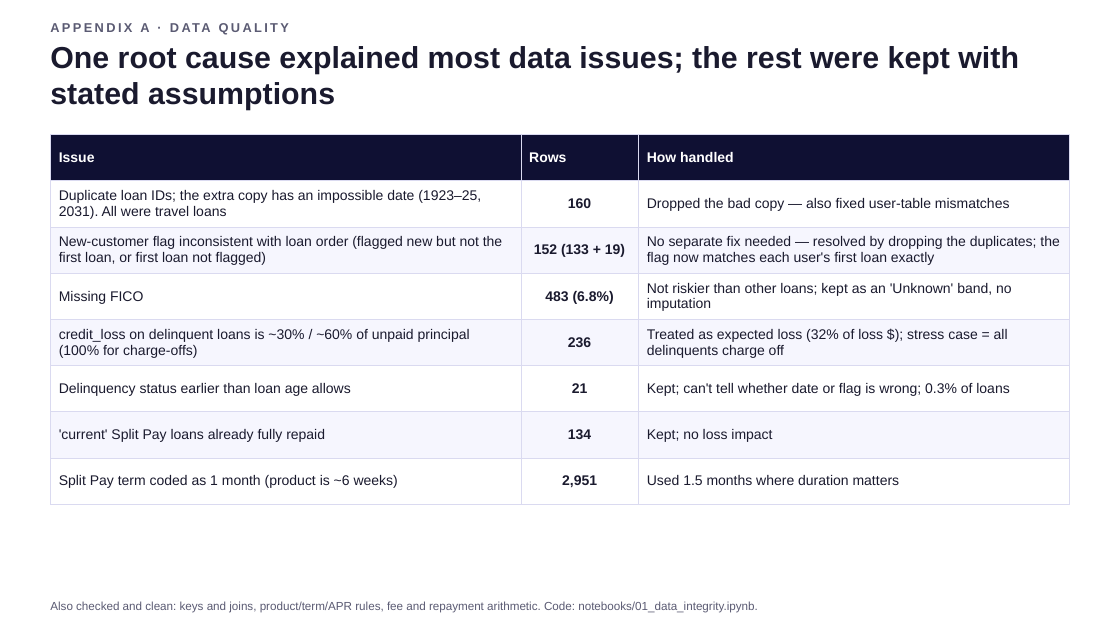
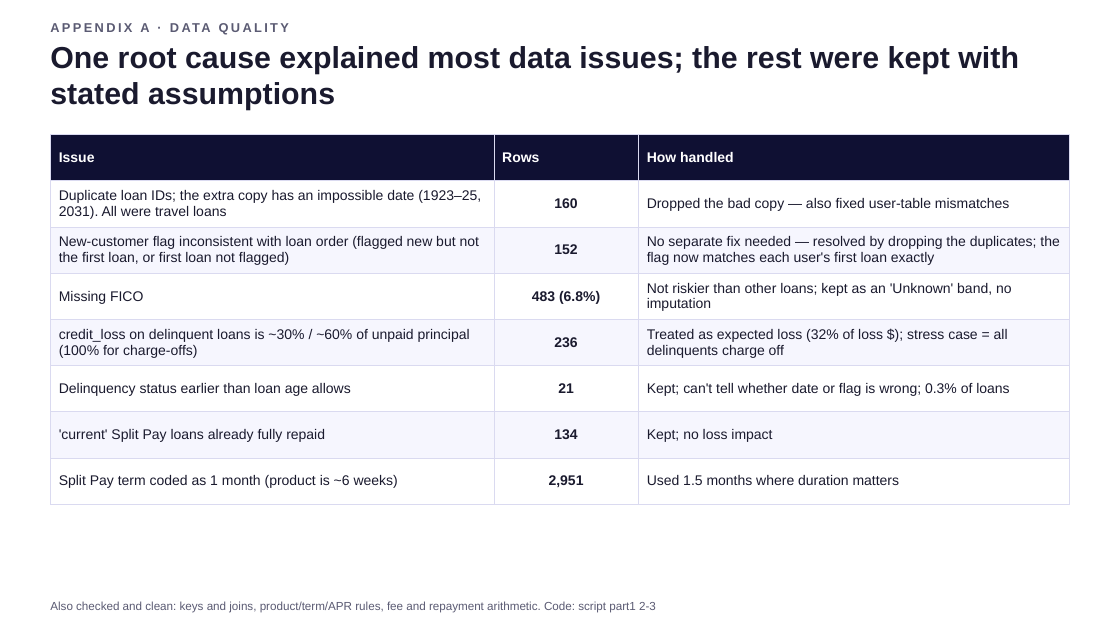
Before and after one commit to BrittanyZ919/Affirm-take-home-assignment, a slide deck: slide 9 of deck/portfolio_recommendation.pptx (slide 8 before the commit). Drawn at 1120x630 pixels with LibreOffice and Linux fonts; fonts in the diff are those of the drawing. Boxes give left, top, right and bottom in pixels: in the first picture for what was removed or moved away, otherwise in the second. Text is boxed around its words. In the diff, an @@ line names an element or a change of style, - is before the commit and + after.

```diff
--- a/deck/portfolio_recommendation.pptx
+++ b/deck/portfolio_recommendation.pptx
@@ table at bbox=[50, 134, 1070, 504] @@
-row 3, column 2: 152 (133 + 19)
+row 3, column 2: 152
@@ text at bbox=[50, 601, 656, 613]: text changed @@
-Also checked and clean: keys and joins, product/term/APR rules, fee and repayment arithmetic. Code: notebooks/01_data_integrity.ipynb.
+Also checked and clean: keys and joins, product/term/APR rules, fee and repayment arithmetic. Code: script part1 2-3
```
Also in this commit, not shown: 4 other slides changed, 2 slides added.
